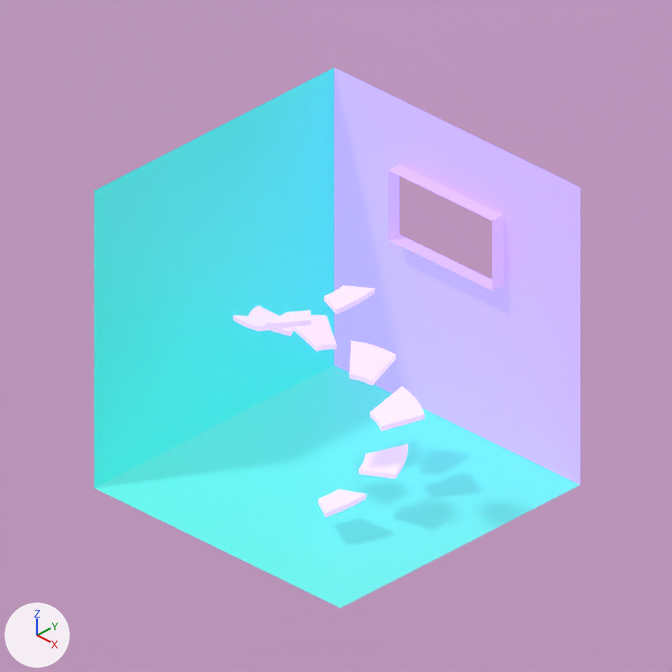
Two versions of the Blender file img/graphics_001.blend, one commit apart.
The view is the same before and after, from the file's camera 'Camera'. The lights are fixed; the arrows at lower left show +X, +Y and +Z.

The scene before the commit, as lines of its bpy script (objects in view):
```python
me_circle_001 = bpy.data.meshes.new('Circle.001')
me_circle_001.from_pydata(...)  # 30 vertices, 28 faces; spans x 0.205..0.555, y -0.492..-0.156, z -0.058..0.109
me_circle_001.materials.append(mat_material_001)  # purple #c3afe9
# before: 3 (0.546, -0.264, 0.058) at pixel (357, 503), 4 (0.555, -0.181, 0.07) at pixel (366, 498), 8 (0.248, -0.197, -0.031), 9 (0.253, -0.156, -0.025), 13 (0.248, -0.197, -0.031)
# before: 14 (0.253, -0.156, -0.025), 18 (0.546, -0.264, 0.058) at pixel (357, 503), 19 (0.555, -0.181, 0.07) at pixel (366, 498), 23 (0.248, -0.197, 0.008) at pixel (333, 491), 24 (0.253, -0.156, 0.014) at pixel (338, 489)
# before: 28 (0.546, -0.264, 0.097) at pixel (357, 499), 29 (0.555, -0.181, 0.109) at pixel (366, 493)
me_cube = bpy.data.meshes.new('Cube')
me_cube.from_pydata(...)  # 19 vertices, 12 faces; spans x -1.08..1.06, y -1.08..1.06, z -1.06..1.08
# faces by material slot: [5, 6, 1]
me_cube.materials.append(mat_light_teal)  # cyan #34d5cc
me_cube.materials.append(mat_light_blue)  # purple #aa8fef
me_cube.materials.append(mat_green)  # cyan #4db4ad
ob_cube = bpy.data.objects.new('Cube', me_cube)
ob_cube.location = (-2.153, -9.079, -1.636)
ob_cube.rotation_euler = (0.0, 0.0, 1.583)  # degrees (0, 0, 91)
ob_cube.scale = (1.13, 1.13, 1.13)
ob_empty_001 = bpy.data.objects.new('Empty.001', None)
ob_empty_001.location = (-2.048, -9.267, -2.381)
ob_empty_001.rotation_euler = (0.0, 0.0, 0.8)  # degrees (0, 0, 46)
ob_stair = bpy.data.objects.new('stair', me_circle_001)
ob_stair.location = (-2.048, -9.267, -2.587)
_m = ob_stair.modifiers.new('Array', 'ARRAY')
_m.count = 9
_m.use_relative_offset = False
_m.relative_offset_displace = (0.0, 0.0, 1.0)
_m.use_object_offset = True
_m.offset_object = ob_empty_001
# also in view: 'Plane' at (-5.12, -5.29, -4.38)
```
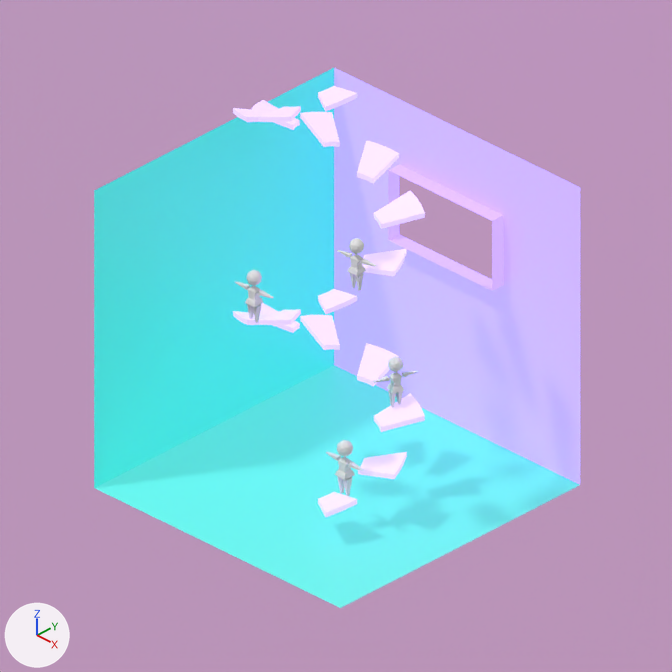
ob_empty_001 is not drawn itself; it is used by a modifier of ob_stair.

What the commit changed:
me_circle_001 has 30 vertices, 28 faces and spans x 0.205..0.555, y -0.492..-0.156, z -0.058..0.109.
me_circle_001 is used by ob_stair; location (-2.048, -9.267, -2.587).
Verts and faces of me_circle_001; kept vertices keep their numbers, new ones are numbered from 30.
Part 1, on me_circle_001:
Vertices deleted: 4, 19, 24, 29 (with the faces that use them).
New faces: (3, 8, 13, 23, 28, 18).
Mesh me_cube_004 is new.
It has 122 vertices, 150 faces and spans x -6.4..6.4, y -2.1..2.1, z -8.5..6.7.
Object 'Empty.001' (ob_empty_001) turns from (0, 0, 46) to (0, 0, 45) degrees about x, y and z.
Object 'stair' (ob_stair) has a ARRAY modifier named 'Array'.
On modifier 'Array' of object 'stair' (ob_stair), count goes from 9 to 17.
Object '1_bodyCube.003' (ob_1_bodycube_003) is new; it shows me_cube_004.
Its location is (-1.615, -9.425, -0.652).
Its rotation in degrees is (0, 0, -175).
Its scale is (0.027, 0.027, 0.027).
Object '1_bodyCube.002' (ob_1_bodycube_002) is new; it shows a copy of me_cube_004.
Its location is (-2.316, -9.74, -1.066).
Its rotation in degrees is (0, 0, 4.7).
Its scale is (0.027, 0.027, 0.027).
Object '1_bodyCube.001' (ob_1_bodycube_001) is new; it shows a copy of me_cube_004.
Its location is (-1.795, -8.857, -1.915).
Its rotation in degrees is (0, 0, 70).
Its scale is (0.027, 0.027, 0.027).
Object '1_bodyCube' (ob_1_bodycube) is new; it shows a copy of me_cube_004.
Its location is (-1.682, -9.473, -2.306).
Its scale is (0.0288, 0.0288, 0.0288).

Boxes (x1, y1, x2, y2) around the edits, measured in the pictures (672 x 672 px):
'stair', reshaped, modifiers changed (85% taller)
    before: (233, 285, 425, 517)
    after: (233, 86, 425, 517)
'1_bodyCube', added
    after: (326, 440, 364, 496)
'1_bodyCube.003', added
    after: (337, 238, 376, 291)
'1_bodyCube.002', added
    after: (235, 270, 274, 323)
'1_bodyCube.001', added
    after: (373, 356, 418, 408)
part 1 of me_circle_001, cut back
    before: (248, 285, 409, 504)
    after: (247, 107, 324, 350)
